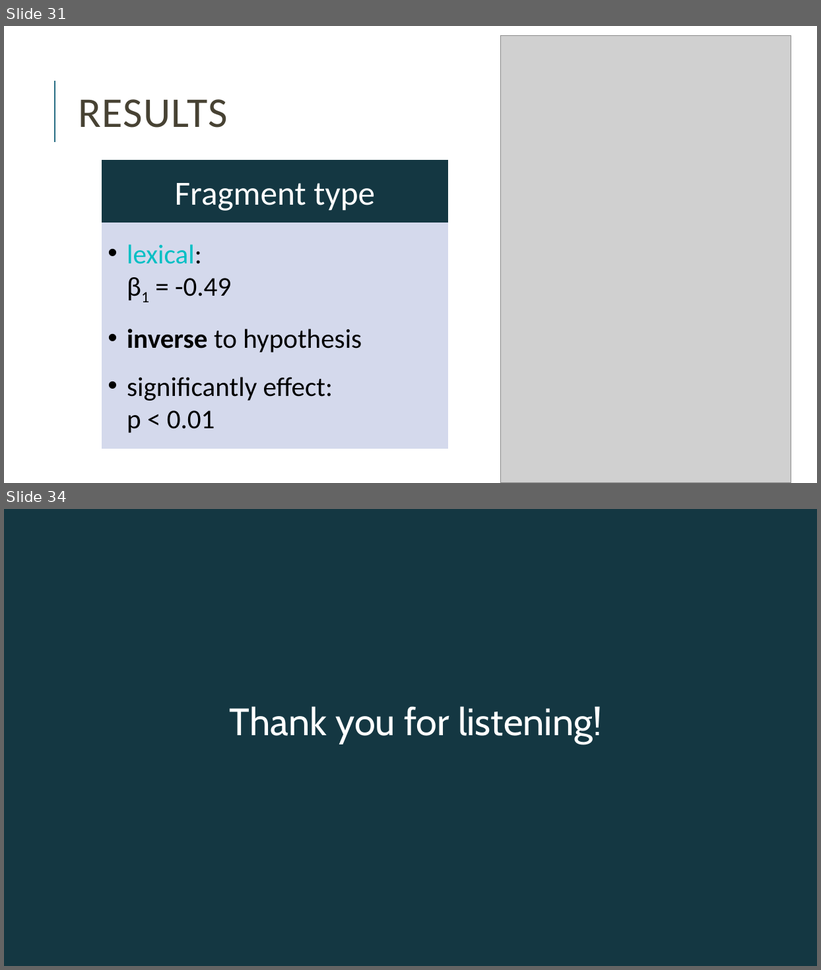
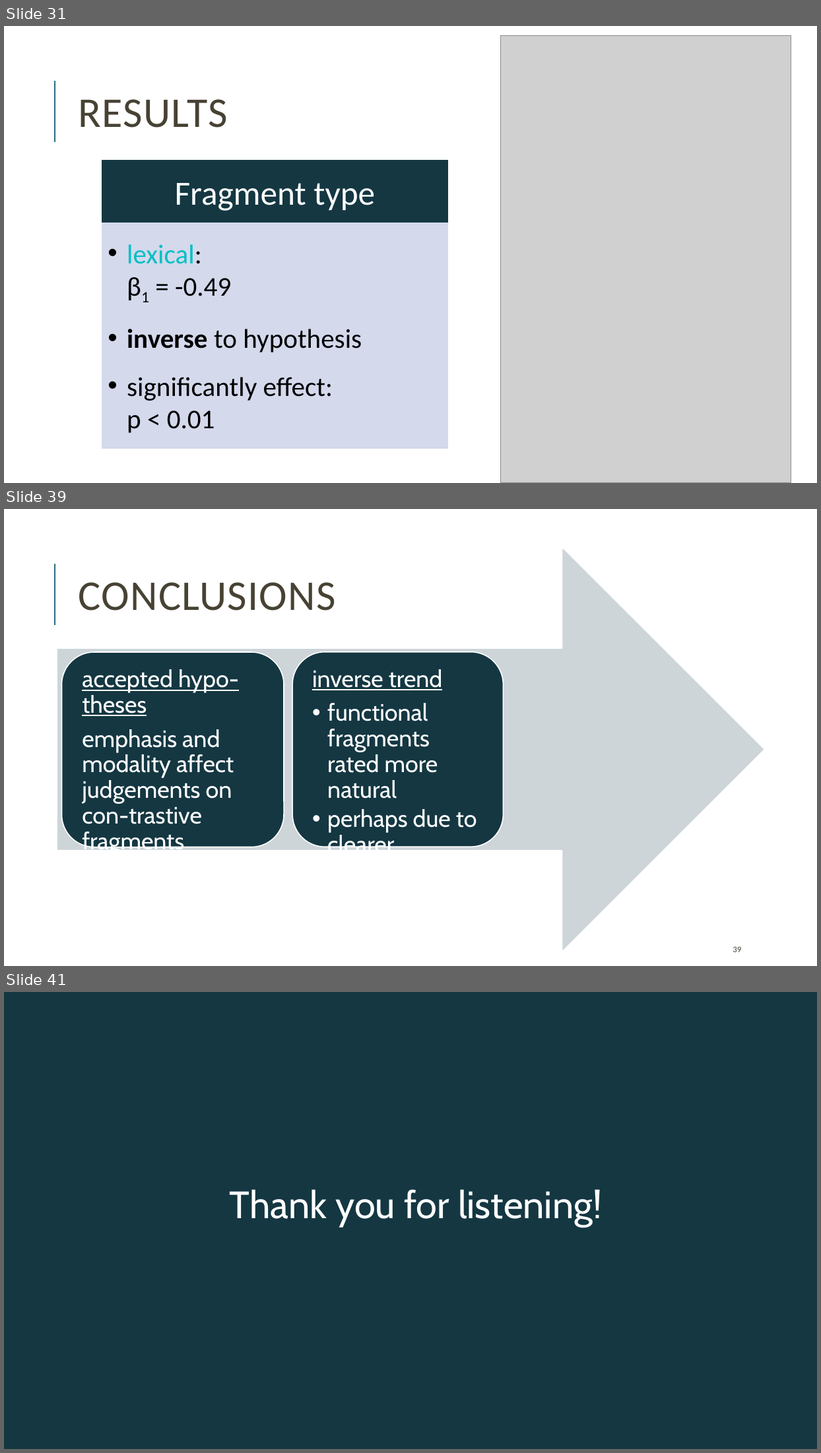
Before and after one commit to miriamschiele/MA, a slide deck: presentation/Miriam Schiele, MA presentation.pptx. Shown one above the other, each under a label of ours: slides 31 and 34 before the commit, slides 31, 39 and 41 after it; the slides between them are not shown. The pictures are 821x970 and 821x1453 pixels, drawn with LibreOffice and Linux fonts; fonts in the diff are those of the drawing; grey boxes stand for pictures. Boxes give left, top, right and bottom in pixels: in the first picture for what was removed or moved away, otherwise in the second. Text is boxed around its words. In the diff, an @@ line names an element or a change of style, - is before the commit and + after.

Commit message:
few slides added to results and inverse trend

```diff
--- a/presentation/Miriam Schiele, MA presentation.pptx
+++ b/presentation/Miriam Schiele, MA presentation.pptx
@@ slide 39 added at (x1=4, y1=509, x2=817, y2=966), background #FFFFFF; not listed: 1 template element that a slide beside it also shows @@
@@ right arrow added at (x1=57, y1=549, x2=764, y2=949), fill #CDD5D9, outline #CDD5D9 1.25 pt @@
@@ title added at (x1=79, y1=582, x2=336, y2=611), 50 pt, text #474233 @@
+CONCLUSIONS
@@ rounded rectangle added at (x1=62, y1=652, x2=284, y2=848), fill #143742, outline #FFFFFF 1.25 pt @@
@@ rounded rectangle added at (x1=292, y1=652, x2=504, y2=848), fill #143742, outline #FFFFFF 1.25 pt @@
@@ text added at (x1=82, y1=669, x2=239, y2=855), 28 pt, text #FFFFFF @@
+accepted hypo-theses
+  emphasis and modality affect judgements on con-trastive fragments
@@ text added at (x1=312, y1=669, x2=477, y2=859), 28 pt, text #FFFFFF @@
+inverse trend
+  • functional fragments rated more natural
+  • perhaps due to clearer contrast?
@@ page number added at (x1=733, y1=947, x2=741, y2=953), 10 pt, text #474233 @@
+39
@@ what was slide 34 is now slide 41 @@
```
Also in this commit, not shown: 8 slides changed, 6 other slides added, 1 other file.
